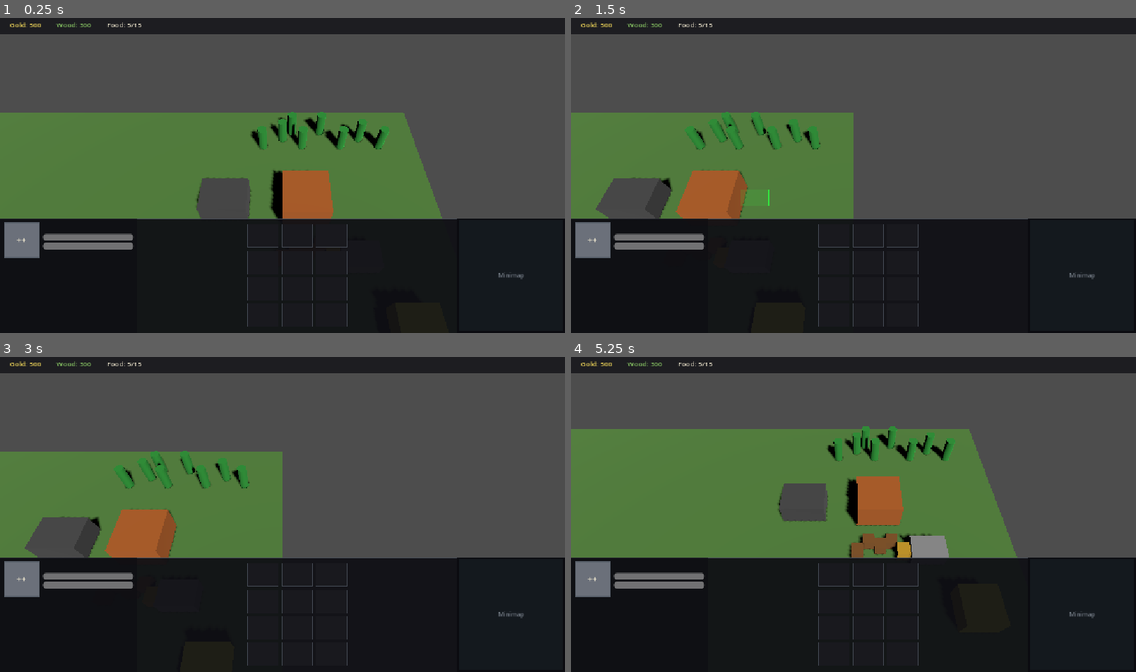
Above: before the commit, frames 1-4 (two rows, left to right).
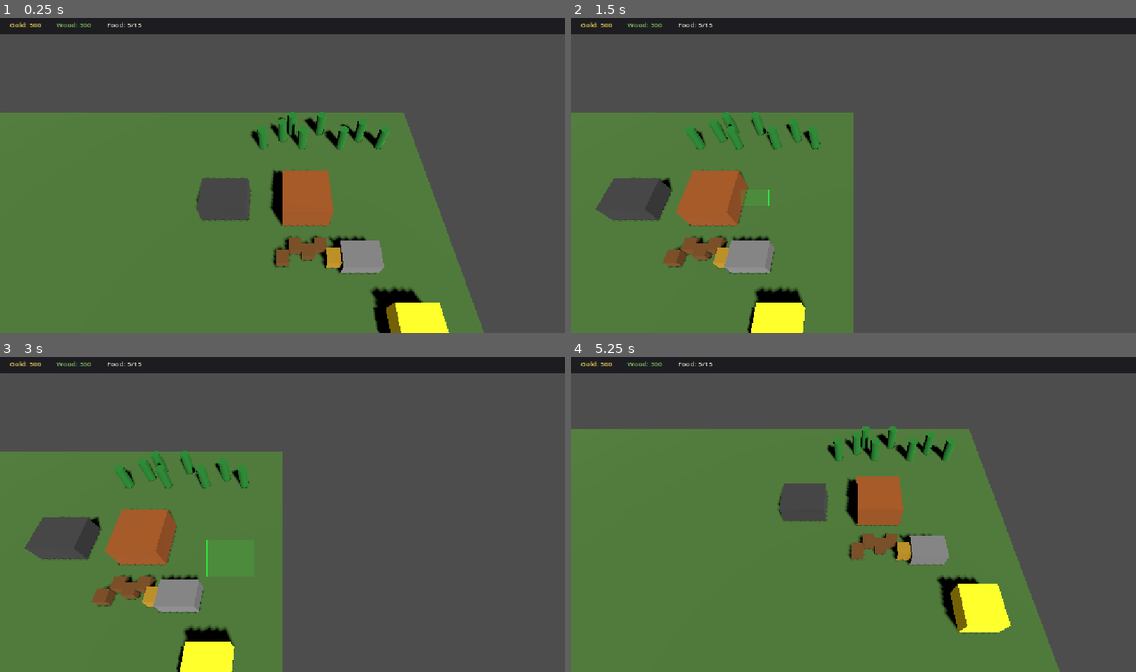
Above: after the commit, the same moments.

Repository: nplvkntx/endless-battle
Game: Godot game, scene res://scenes/main.tscn
Two runs of this game, one before a commit and one after it. Both use one fixed random seed, a clock stepped at 60 frames per second and the inputs below.
Inputs (mouse positions are in pixels of both pictures, inside the frame that each line leads up to):
- Up to frame 1 (0.25 s): no input
- Up to frame 2 (1.5 s): tap Enter at 0.5 s; move the mouse to (977, 159) at 0.52 s; hold Right (ui_right) 0.53-1.25 s; tap B at 0.6 s; click (977, 159) at 0.67 s; drag from (740, 191) to (825, 238) at 1.27 s
- Up to frame 3 (3 s): tap Space at 2 s; move the mouse to (339, 442) at 2.02 s; hold Right (ui_right) 2.03-2.75 s; tap T at 2.1 s; tap Enter at 2.75 s; drag from (254, 577) to (113, 464) at 2.77 s
- Up to frame 4 (5.25 s): move the mouse to (1023, 561) at 3.52 s; hold Left (ui_left) 3.53-4.25 s; tap C at 3.6 s; drag from (684, 464) to (768, 432) at 4.27 s; move the mouse to (881, 514) at 5.02 s; hold Down (ui_down) from 5.03 s (still down); tap E at 5.1 s; click (881, 514) at 5.17 s

The runs differ from the first frame. In frame 1, 36% of the frame differs, in the area x 0-100%, y 63-100%; in frame 2, 36%; in frame 3, 36%; in frame 4, 36%.

Commit message:
Hide bottom HUD frame when nothing selected

Diff:
--- a/scenes/ui/hud.tscn
+++ b/scenes/ui/hud.tscn
@@ -116,6 +116,7 @@
 text = "Food: 0/0"
 
 [node name="BottomPanel" type="PanelContainer" parent="."]
+visible = false
 layout_mode = 1
 anchors_preset = 12
 anchor_top = 1.0
@@ -127,6 +128,7 @@
 mouse_filter = 2
 theme_override_styles/panel = SubResource("StyleBoxFlat_bottom_panel")
 script = ExtResource("3_command_bar")
+selection_manager_path = NodePath("../../../SelectionManager")
 
 [node name="MarginContainer" type="MarginContainer" parent="BottomPanel"]
 layout_mode = 2
--- a/scripts/ui/command_bar.gd
+++ b/scripts/ui/command_bar.gd
@@ -1,6 +1,8 @@
 extends PanelContainer
 
-## Permanent RTS bottom HUD shell; hides placeholder command grid when legacy commands show.
+## Permanent RTS bottom HUD shell; hidden when nothing is selected.
+
+@export var selection_manager_path: NodePath = "../../../SelectionManager"
 
 @onready var _legacy_command_panel: Control = (
 	$MarginContainer/HBoxContainer/CommandPanel/MarginContainer/VBoxContainer/SelectionCommandPanel
@@ -11,8 +13,39 @@
 
 
 func _ready() -> void:
+	visible = false
 	_legacy_command_panel.visibility_changed.connect(_sync_command_grid)
-	_sync_command_grid()
+
+	var selection_manager: Node = get_node_or_null(selection_manager_path)
+	if selection_manager == null:
+		return
+
+	selection_manager.selection_changed.connect(_on_selection_changed)
+	selection_manager.building_selection_changed.connect(_on_building_selection_changed)
+	_refresh_frame_visibility()
+
+
+func _on_selection_changed(_units: Array[Unit]) -> void:
+	_refresh_frame_visibility()
+
+
+func _on_building_selection_changed(_building: Building) -> void:
+	_refresh_frame_visibility()
+
+
+func _refresh_frame_visibility() -> void:
+	var selection_manager: Node = get_node_or_null(selection_manager_path)
+	if selection_manager == null:
+		visible = false
+		return
+
+	var has_selection: bool = (
+		not selection_manager.selected_units.is_empty()
+		or selection_manager.selected_building != null
+	)
+	visible = has_selection
+	if visible:
+		_sync_command_grid()
 
 
 func _sync_command_grid() -> void:
--- a/scripts/ui/selection_info_panel.gd
+++ b/scripts/ui/selection_info_panel.gd
@@ -225,12 +225,7 @@
 
 
 func _hide_panel() -> void:
-	_set_portrait("multiple")
-	_name_label.text = ""
-	_type_label.visible = false
-	_health_label.visible = false
-	_mana_label.visible = false
-	visible = true
+	visible = false
 
 
 func _get_unit_info(unit: Unit) -> Dictionary:
